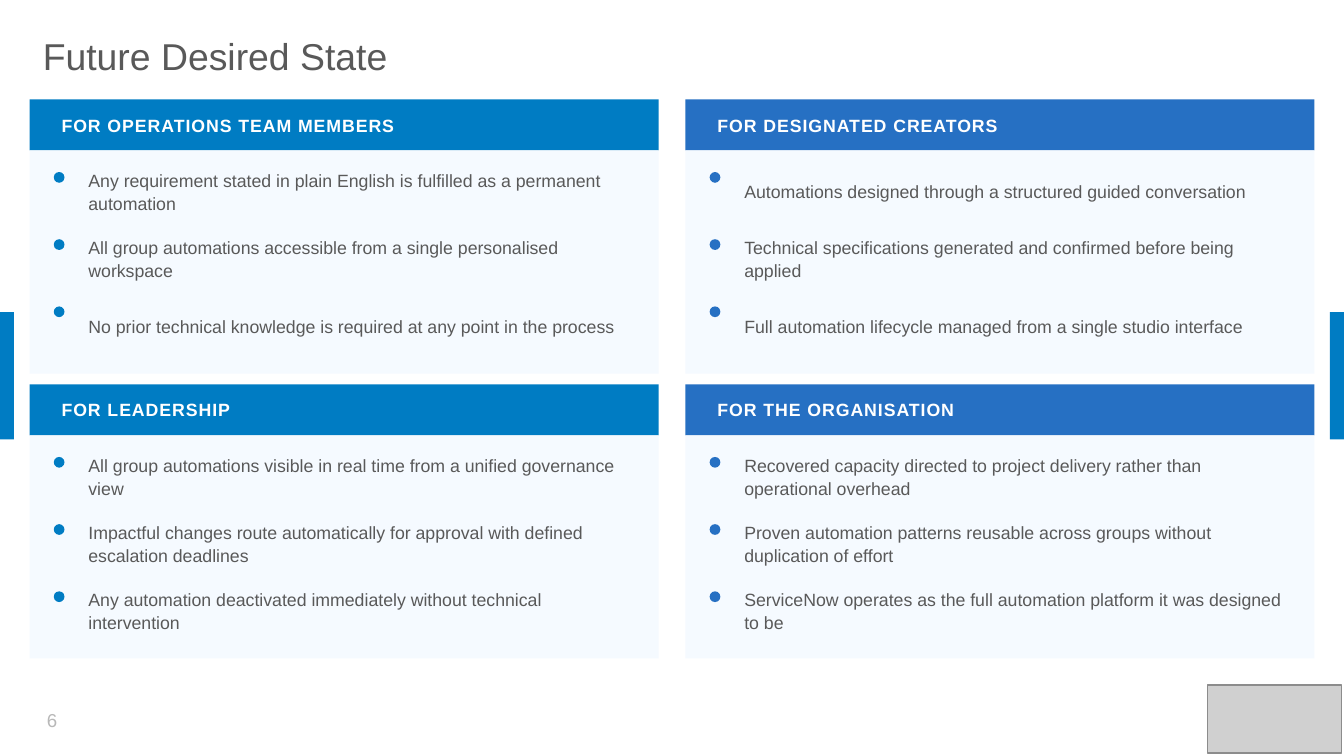
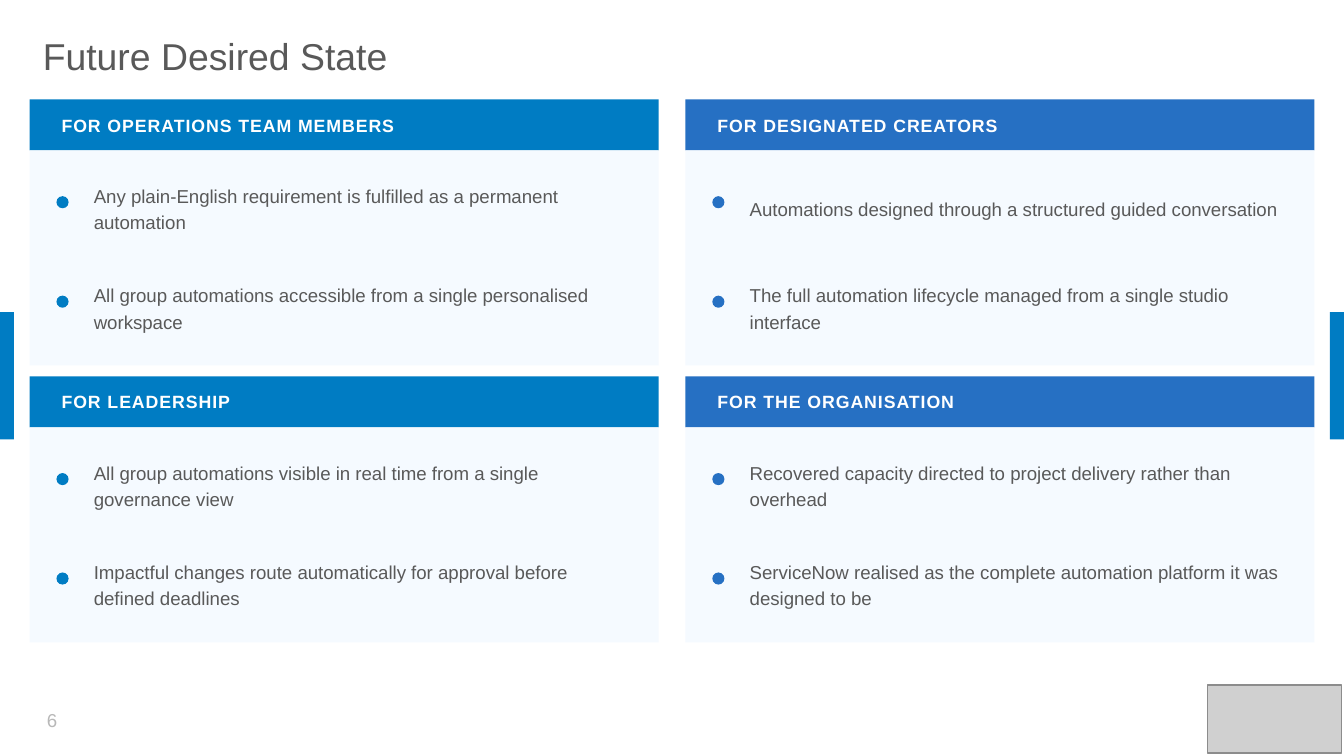
Before and after one commit to nassim-louzaoui/ServiceNow-Solutions, a slide deck: slide 6 of pptx_build/Operations-Intelligence-Overview.pptx. Drawn at 1344x756 pixels with LibreOffice and Linux fonts; fonts in the diff are those of the drawing; grey boxes stand for pictures. Boxes give left, top, right and bottom in pixels: in the first picture for what was removed or moved away, otherwise in the second. Text is boxed around its words. In the diff, an @@ line names an element or a change of style, - is before the commit and + after.

```diff
--- a/pptx_build/Operations-Intelligence-Overview.pptx
+++ b/pptx_build/Operations-Intelligence-Overview.pptx
@@ rectangle: place and size @@
-rectangle at bbox=[30, 151, 659, 374]
+rectangle at bbox=[30, 151, 659, 366]
@@ rectangle: place and size @@
-rectangle at bbox=[685, 151, 1314, 374]
+rectangle at bbox=[685, 151, 1314, 366]
@@ text "Automations designed through a structured ...": place and size @@
-text "Automations designed through a structured ..." at bbox=[744, 185, 1245, 202]
+text "Automations designed through a structured ..." at bbox=[750, 202, 1278, 220]
@@ text "Automations designed through a structured ..." at bbox=[750, 202, 1278, 220]: size 9.5 to 10 pt; line spacing 1.1 to 1.18 @@
@@ ellipse: place and size @@
-ellipse at bbox=[54, 172, 65, 183]
+ellipse at bbox=[56, 196, 69, 208]
@@ text at bbox=[94, 189, 558, 229]: text changed; size 9.5 to 10 pt @@
-Any requirement stated in plain English is fulfilled as a permanent automation
+Any plain-English requirement is fulfilled as a permanent automation
@@ ellipse: place and size @@
-ellipse at bbox=[710, 172, 720, 183]
+ellipse at bbox=[712, 196, 724, 208]
@@ ellipse removed at bbox=[54, 239, 65, 250] @@
@@ ellipse removed at bbox=[710, 239, 720, 250] @@
@@ text "All group automations accessible from ..." at bbox=[94, 288, 589, 333]: size 9.5 to 10 pt; line spacing 1.1 to 1.18 @@
@@ text "All group automations accessible from ...": place and size @@
-text "All group automations accessible from ..." at bbox=[88, 241, 558, 281]
+text "All group automations accessible from ..." at bbox=[94, 288, 589, 333]
@@ text removed at bbox=[744, 241, 1234, 281] @@
-Technical specifications generated and confirmed before being applied
@@ 2 texts, 2 rectangles, 2 ellipses: place and size @@
-2 texts, 2 rectangles, 2 ellipses at bbox=[30, 306, 1314, 435]
+2 texts, 2 rectangles, 2 ellipses at bbox=[30, 296, 1314, 427]
@@ text at bbox=[750, 288, 1229, 329]: text changed; size 9.5 to 10 pt @@
-Full automation lifecycle managed from a single studio interface
+The full automation lifecycle managed from a single studio interface
@@ text removed at bbox=[88, 320, 614, 337] @@
-No prior technical knowledge is required at any point in the process
@@ rectangle: place and size @@
-rectangle at bbox=[30, 435, 659, 659]
+rectangle at bbox=[30, 427, 659, 642]
@@ rectangle: place and size @@
-rectangle at bbox=[685, 435, 1314, 659]
+rectangle at bbox=[685, 427, 1314, 642]
@@ ellipse: place and size @@
-ellipse at bbox=[54, 457, 65, 468]
+ellipse at bbox=[56, 473, 69, 485]
@@ text at bbox=[94, 466, 539, 510]: text changed; size 9.5 to 10 pt @@
-All group automations visible in real time from a unified governance view
+All group automations visible in real time from a single governance view
@@ ellipse: place and size @@
-ellipse at bbox=[710, 457, 720, 468]
+ellipse at bbox=[712, 473, 724, 485]
@@ text at bbox=[750, 466, 1230, 506]: text changed; size 9.5 to 10 pt @@
-Recovered capacity directed to project delivery rather than operational overhead
+Recovered capacity directed to project delivery rather than overhead
@@ ellipse removed at bbox=[54, 524, 65, 535] @@
@@ ellipse removed at bbox=[710, 524, 720, 535] @@
@@ text removed at bbox=[744, 526, 1211, 566] @@
-Proven automation patterns reusable across groups without duplication of effort
@@ text at bbox=[94, 565, 568, 605]: text changed; size 9.5 to 10 pt @@
-Impactful changes route automatically for approval with defined escalation deadlines
+Impactful changes route automatically for approval before defined deadlines
@@ text at bbox=[750, 565, 1278, 609]: text changed; size 9.5 to 10 pt @@
-ServiceNow operates as the full automation platform it was designed to be
+ServiceNow realised as the complete automation platform it was designed to be
@@ ellipse: place and size @@
-ellipse at bbox=[54, 591, 65, 602]
+ellipse at bbox=[56, 573, 69, 585]
@@ text removed at bbox=[88, 593, 542, 629] @@
-Any automation deactivated immediately without technical intervention
@@ ellipse: place and size @@
-ellipse at bbox=[710, 591, 720, 602]
+ellipse at bbox=[712, 573, 724, 585]
```
Also in this commit, not shown: 5 other slides changed, 3 slides added, 2 slides removed, 1 other file.
